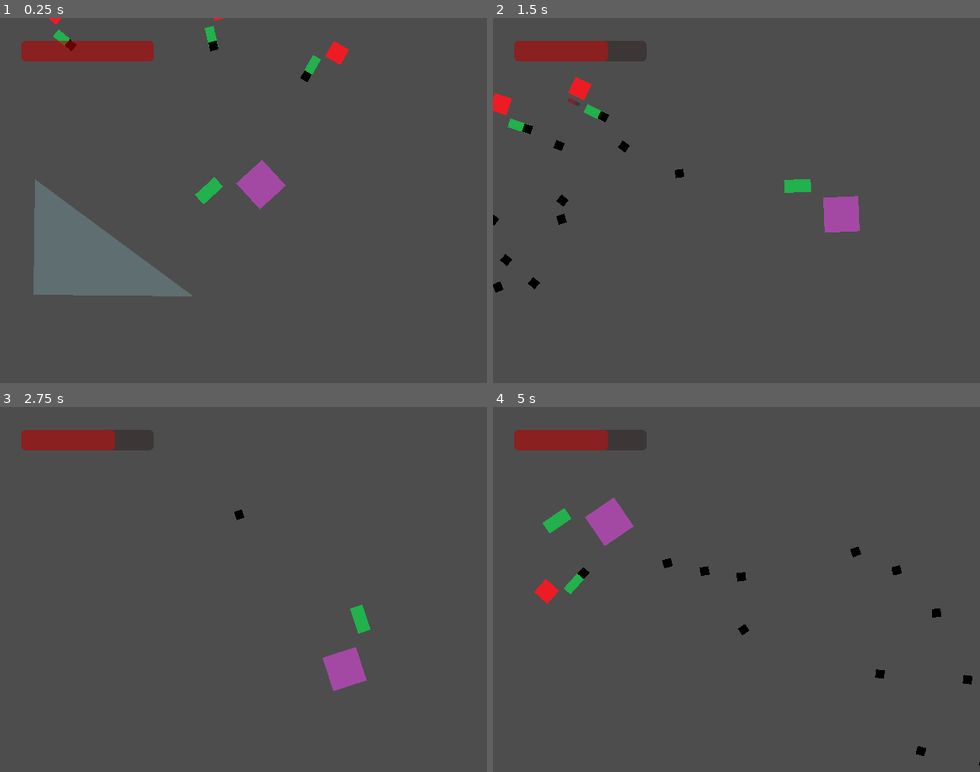
Above: before the commit, frames 1-4 (two rows, left to right).
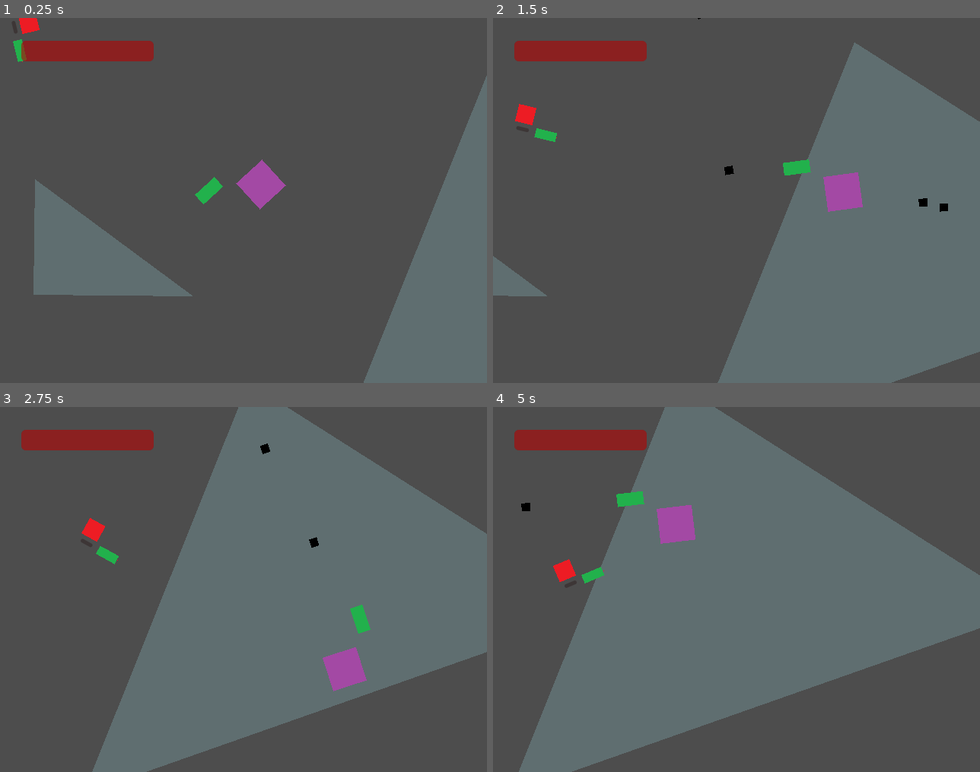
Above: after the commit, the same moments.

Repository: tehlyre/document1
Game: Godot game, scene res://scenes/main.tscn
Same seed, same stepped clock (60 frames per second), same inputs: the game is played once before the commit and once after it.
Inputs (mouse positions are in pixels of both pictures, inside the frame that each line leads up to):
- Up to frame 1 (0.25 s): no input
- Up to frame 2 (1.5 s): tap Enter at 0.5 s; move the mouse to (843, 182) at 0.52 s; press the mouse at (843, 182) at 0.53 s; hold Right (right) 0.53-1.28 s; move the mouse to (639, 218) at 1.27 s; release the mouse at (639, 218) at 1.28 s; hold Down (down) from 1.28 s (still down); click (639, 218) at 1.35 s
- Up to frame 3 (2.75 s): move the mouse to (292, 509) at 2.02 s; release Down (down) at 2.03 s; press the mouse at (292, 509) at 2.03 s; hold Right (right) from 2.03 s (still down)
- Up to frame 4 (5 s): move the mouse to (712, 662) at 2.77 s; release Right (right) at 2.78 s; release the mouse at (712, 662) at 2.78 s; hold Up (up) 2.78-3.53 s; click (712, 662) at 2.85 s; move the mouse to (882, 644) at 3.52 s; press the mouse at (882, 644) at 3.53 s; hold Left (left) from 3.53 s (still down); move the mouse to (590, 534) at 4.27 s; release the mouse at (590, 534) at 4.28 s; click (590, 534) at 4.35 s

The runs differ from the first frame. In frame 1, 12% of the frame differs, in the area x 2-100%, y 0-100%; in frame 2, 36%; in frame 3, 47%; in frame 4, 53%, in the area x 5-100%, y 0-100%.

Commit message:
Document1 commit ALPACA
safety commit in case stuff get wild

Diff:
--- a/project.godot
+++ b/project.godot
@@ -10,7 +10,7 @@
 
 [application]
 
-config/name="this is gay"
+config/name=")"
 run/main_scene="res://scenes/main.tscn"
 config/features=PackedStringArray("4.1", "Forward Plus")
 config/icon="res://icon.svg"
--- a/scenes/Characters/enemigo.tscn
+++ b/scenes/Characters/enemigo.tscn
@@ -1,12 +1,10 @@
-[gd_scene load_steps=9 format=3 uid="uid://piryy33ucw4m"]
+[gd_scene load_steps=7 format=3 uid="uid://piryy33ucw4m"]
 
 [ext_resource type="Script" path="res://scripts/enemy.gd" id="1_jpdw6"]
 [ext_resource type="PackedScene" uid="uid://evch3f3ad4o3" path="res://scenes/Other Things/neutral_special.tscn" id="2_4kvev"]
+[ext_resource type="Script" path="res://scripts/newnintendoenemydsxl.gd" id="2_jytye"]
 [ext_resource type="Texture2D" uid="uid://bc72o7r0pj7fx" path="res://assets/textures/enieamy.png" id="2_lc6c0"]
-[ext_resource type="Script" path="res://scripts/enemybody.gd" id="2_q4b0a"]
-[ext_resource type="Script" path="res://scripts/enemyraycast.gd" id="4_powj8"]
 [ext_resource type="Script" path="res://scripts/enemysoul.gd" id="5_djjsf"]
-[ext_resource type="Script" path="res://scripts/PlayerRayCast.gd" id="5_h1j0j"]
 
 [sub_resource type="RectangleShape2D" id="RectangleShape2D_tkui6"]
 size = Vector2(24, 24)
@@ -15,7 +13,7 @@
 script = ExtResource("1_jpdw6")
 
 [node name="EnemyBody" type="CharacterBody2D" parent="." groups=["enemies"]]
-script = ExtResource("2_q4b0a")
+script = ExtResource("2_jytye")
 
 [node name="CollisionShape2D" type="CollisionShape2D" parent="EnemyBody"]
 shape = SubResource("RectangleShape2D_tkui6")
@@ -27,6 +25,7 @@
 offset_right = 9.0
 offset_bottom = 22.0
 show_percentage = false
+metadata/_edit_use_anchors_ = true
 
 [node name="Sprite2D" type="Sprite2D" parent="EnemyBody"]
 scale = Vector2(0.063, 0.063)
@@ -47,12 +46,3 @@
 script = ExtResource("5_djjsf")
 
 [node name="RayCasts" type="Node2D" parent="EnemySoul"]
-
-[node name="PrimaryRayCast" type="RayCast2D" parent="EnemySoul/RayCasts"]
-position = Vector2(1, 0)
-target_position = Vector2(84, 0)
-script = ExtResource("4_powj8")
-
-[node name="PlayerRayCast" type="RayCast2D" parent="EnemySoul/RayCasts"]
-target_position = Vector2(0, 131)
-script = ExtResource("5_h1j0j")
--- a/scenes/Levels/container.tscn
+++ b/scenes/Levels/container.tscn
@@ -11,8 +11,9 @@
 [node name="container" type="Node2D"]
 process_mode = 1
 
-[node name="Durdan" parent="." instance=ExtResource("1_snkv6")]
+[node name="Durdan" parent="." node_paths=PackedStringArray("Goo") instance=ExtResource("1_snkv6")]
 position = Vector2(345, 221)
+Goo = NodePath("../Level/Goo")
 
 [node name="Camera" type="Camera2D" parent="Durdan"]
 position = Vector2(-184, 168)
@@ -49,6 +50,9 @@
 [node name="CollisionPolygon2D2" type="CollisionPolygon2D" parent="Level/Goo"]
 polygon = PackedVector2Array(-269, 257, -152, 378, -365, 389)
 
+[node name="CollisionPolygon2D3" type="CollisionPolygon2D" parent="Level/Goo"]
+polygon = PackedVector2Array(659, 34, 1130, 333, 442, 575)
+
 [node name="Wall" parent="Level" instance=ExtResource("4_o0u8o")]
 script = ExtResource("5_kpox7")
 
@@ -74,11 +78,6 @@
 player = NodePath("../../Durdan")
 EnemyHandles = NodePath("../EnemyHandles")
 
-[node name="Enemy" parent="Level/Enemies" instance=ExtResource("2_7us87")]
-position = Vector2(445, 48)
-
 [node name="Enemy2" parent="Level/Enemies" instance=ExtResource("2_7us87")]
 position = Vector2(35.9187, -37.5)
-
-[node name="Enemy3" parent="Level/Enemies" instance=ExtResource("2_7us87")]
-position = Vector2(281, -57)
+rotation = 1.63285
--- a/scripts/bullet.gd
+++ b/scripts/bullet.gd
@@ -32,7 +32,7 @@
 # Function on_body_entered(Node2D body)
 # Connected to self.body_entered. Can damage enemies and players differently, and unalives itself afterwords.
 func on_body_entered(body : Node2D):
-	print(get_parent())
+
 	if(body.is_in_group("enemies")):
 		body.damage_thingy(10*1/body.scle)
 	elif(body.is_in_group("player")):
--- a/scripts/durdan.gd
+++ b/scripts/durdan.gd
@@ -44,6 +44,7 @@
 # _physics_process(float delta): Moves and rotates Durdan properly and fires his bullets.
 
 @export var Bullet : PackedScene = preload("res://scenes/Other Things/bullet.tscn")
+@export var Goo : Area2D
 
 @export var game_manager : GameManager
 
@@ -54,7 +55,8 @@
 
 var deltatime : float = 0
 var framecount : int = 0
-var rldu = [0,0,0,0]
+var rldu = [0.0,0.0,0.0,0.0]
+var last_frame = [0,0,0,0]
 var inputstrings = ["right", "left", "down", "up"]
 var velocitymultiplier = [1, -1, 1, -1]
 var firing : bool = false
@@ -66,6 +68,9 @@
 var exit_goo : bool = false
 
 signal you_died(deded : bool)
+
+func _ready():
+	Goo.body_exited.connect(on_Goo_body_exited)
 
 # Function Vector2 cart_to_polar_from_object(Vector2 coords, Vector2 obj)
 # Reoriginizes obj to be the origin
@@ -98,6 +103,9 @@
 
 	return Vector2(coordr, coordphi)
 
+func quadratic_formula(a : float, b : float, c : float):
+	return (-b+sqrt(b*b-4*a*c))/(2*a)
+
 # Function Vector2 polar_rad_to_deg(Vector2 rads)
 # Returns Vector2 with same polar coords and converted phi rads into degrees
 func polar_rad_to_deg(rads: Vector2):
@@ -115,9 +123,10 @@
 # Velocity function v(x) = -(b/m^2)x^2 + (b/m)x (kinda just a magic function lol)
 # Produces upside down parabola with vertex at (maxveltime, maxspeed) and zeros at (0,0) and (1*maxveltime, 0)
 func vel(x: float):
-	var a = -maxspeed/pow(maxveltime,2)
+	var a = -maxspeed/(maxveltime*maxveltime)
 	var b = maxspeed/maxveltime
 	return a*pow(x,2) + 2*b*x
+
 
 # Function void float do_the_delta_input_thing(float delta)
 # Sets global variabl rldu[i] based on previous values and the total time delta.
@@ -126,29 +135,43 @@
 # Once input is released, rdlu[i] is multiplied by -1 and progressively added to until zero.
 # This is for deacceleration purposes.
 func do_the_delta_input_thing(delta):
+	if in_goo and not exit_goo:
+		maxspeed = maxsped*0.25
+	elif exit_goo:
+		maxspeed = maxsped
 	for i in 4:
+		if exit_goo:
+#				if rldu[i] < 1 and rldu[i] > 0:
+#					rldu[i] = quadratic_formula(-maxspeed/pow(maxveltime,2), maxspeed/maxveltime, -666.66*pow(rldu[i], 2)+1000*rldu[i])
+#				elif rldu[i] >= 1:
+#					inputvel.x += maxspeed * velocitymultiplier[i]
+			print(":)")#quadratic_formula(-maxspeed/pow(maxveltime,2), 2*(maxspeed/maxveltime), -vel(rldu[i])/4), ":)")
+			rldu[i] = quadratic_formula(-maxspeed/pow(maxveltime,2), 2*(maxspeed/maxveltime), -vel(rldu[i])/4)
+			if (rldu[i]<delta and rldu[i]>-delta):
+				rldu[i] = 0.0
+#
 		if Input.get_action_strength(inputstrings[i]) == 1:
-			if (rldu[i] > 1):
-				rldu[i] = 1
-			elif (rldu[i] < 1):
+			if (rldu[i] > maxveltime):
+				rldu[i] = maxveltime
+			elif (rldu[i] < maxveltime):
 				rldu[i] += delta
 		elif Input.get_action_strength(inputstrings[i]) == 0:
 			# If not depressed or deacc last frame, continue not doing anything
-			if rldu[i] == 0:
-				rldu[i] = 0
+			if rldu[i] == 0.0:
+				rldu[i] = 0.0
 			# magic equation that fixed the problem of r weirdly equaling r-2*maxveltime+delta
 			# (-0.0667 bug thingy)
 			# The stopping thing
 			elif vel(rldu[i]+2*maxveltime+delta) == 0:
-				rldu[i] = 0
+				rldu[i] = 0.0
 			# If moving, commence deacceleration (see above)
 			elif rldu[i] > 0:
-				rldu[i] = rldu[i]*-1
+				rldu[i] = rldu[i]*-1.0
 			# If deaccelerating, continue
 			elif rldu[i] < -0.01666666666667:
 				rldu[i] += delta
 			elif (abs(rldu[i]-(-delta)) <= 0.01):
-				rldu[i] = 0
+				rldu[i] = 0.0
 	if rldu[0] != 0 and rldu[1] != 0:
 		rldu[0] = 0
 		rldu[1] = 0
@@ -161,6 +184,7 @@
 		firing = false
 	if Input.is_action_just_pressed("neutral special"):
 		moment_firing = framecount
+	exit_goo = false
 
 # Function Vector2 accel_thingy()
 # returns proper velocity for Durdan (not acceleration lmfao)
@@ -178,20 +202,21 @@
 	var inputvel = Vector2(0,0)
 	# X axis/Right and Left
 	for i in 2:
-		if rldu[i] < 1 and rldu[i] > 0:
+		if rldu[i] < maxveltime and rldu[i] > 0:
 			inputvel.x += vel(rldu[i]) * velocitymultiplier[i]
-		elif rldu[i] >= 1:
+		elif rldu[i] >= maxveltime:
 			inputvel.x += maxspeed * velocitymultiplier[i]
 		elif rldu[i] < 0:
 			inputvel.x += vel(rldu[i]+2*maxveltime) * velocitymultiplier[i]
 	# Y axis/Up and Down
 	for i in 2:
-		if rldu[i+2] < 1 and rldu[i+2] > 0:
+		if rldu[i+2] < maxveltime and rldu[i+2] > 0:
 			inputvel.y += vel(rldu[i+2]) * velocitymultiplier[i+2]
-		elif rldu[i+2] >= 1:
+		elif rldu[i+2] >= maxveltime:
 			inputvel.y += maxspeed * velocitymultiplier[i]
 		elif rldu[i+2] < 0:
 			inputvel.y += vel(rldu[i+2]+2*maxveltime) * velocitymultiplier[i+2]
+
 
 	return inputvel
 
@@ -216,11 +241,16 @@
 		health = 0
 		emit_signal("you_died", true)
 
-func hazard_thingy():
-	if in_goo:
-		maxspeed = maxsped*0.5
-	elif !in_goo:
-		maxspeed = maxsped
+#func hazard_thingy():
+#	if in_goo:
+#		maxspeed = maxsped*0.5
+#	elif !in_goo:
+#		maxspeed = maxsped
+
+func on_Goo_body_exited(body : Node2D):
+	if body != self:
+		return
+	exit_goo = true
 
 # Function void _input(InputEvent event)
 # Called every time an input occurs. Here it is used to detect if the keyboard and mouse or controller
@@ -242,6 +272,7 @@
 # flick_stick(). If this value is nan, the rotation stays the same as the previous
 # frame. The current rotation is then stored in previous_rotation.
 func _physics_process(delta):
+	print(rldu)
 	deltatime += delta
 	framecount += 1
 
@@ -253,7 +284,7 @@
 	var objrotation = self.get_rotation_degrees()
 	var mousepolar = polar_rad_to_deg(cart_to_polar_from_object(mousepos, objposition))
 
-	hazard_thingy()
+#	hazard_thingy()
 	if using_mouse:
 		look_at(get_global_mouse_position())
 	elif !using_mouse:
--- a/scripts/enemy.gd
+++ b/scripts/enemy.gd
@@ -5,6 +5,7 @@
 @onready var soul : Node2D = $EnemySoul
 var player : CharacterBody2D
 var enemyhandles : Node2D
+
 
 # Called when the node enters the scene tree for the first time.
 func _ready():
--- a/scripts/enemybody.gd
+++ b/scripts/enemybody.gd
@@ -99,13 +99,14 @@
 # is negated (i.e. backwards). This direction is then returned.
 func accel_thingy():
 	var distance = dist(self.global_position.x-target.global_position.x, self.global_position.y-target.global_position.y)
-	var dir = (target.global_position - self.global_position).normalized()*speed if target == player else (target.global_position - self.global_position).normalized()*speed*2
-	if distance <= stoppingdist and distance >= stoppingdist-5 and target == player:
-		return Vector2(0,0)
-	elif distance < stoppingdist-5 and target == player:
-		return -dir
-	else:
-		return dir
+	var dir = (target.global_position - self.global_position).normalized()*speed
+#	var dir = (target.global_position - self.global_position).normalized()*speed if target == player else (target.global_position - self.global_position).normalized()*speed*2
+#	if distance <= stoppingdist and distance >= stoppingdist-5 and target == player:
+#		return Vector2(0,0)
+#	elif distance < stoppingdist-5 and target == player:
+#		return -dir
+#	else:
+#		return dir
 
 # Function void gunner_thingy(float delta)
 # Functions nearly the same as the player gunner_thingy script. Shoots to where the gun is pointing, i.e. Durdan.
@@ -154,7 +155,7 @@
 # of the player for the next frame.
 func _physics_process(delta):
 	framecount += 1
-	look_at(target.position)
+	look_at(target.global_position)
 	the_important_stuff(delta)
 
 
--- a/scripts/enemysoul.gd
+++ b/scripts/enemysoul.gd
@@ -14,32 +14,34 @@
 
 func readyy():
 	handles = enemyhandles.get_children()
-	playerraycast.player = player
-	primaryraycast.body = body
-	primaryraycast.connect("wall_in_front", wall_in_front)
-	primaryraycast.connect("wall_not_in_front", wall_not_in_front)
-	playerraycast.connect("player_clear", player_clear)
+#	playerraycast.player = player
+#	primaryraycast.body = body
+#	primaryraycast.connect("wall_in_front", wall_in_front)
+#	primaryraycast.connect("wall_not_in_front", wall_not_in_front)
+#	playerraycast.connect("player_clear", player_clear)
+	body.target = player
 
 
-func wall_in_front():
-	body.redirect = true
-	body.target = handles[0]
-
-func sort_closest_Marker2D(a : Marker2D,b : Marker2D):
-	return position.distance_squared_to(a.position) < position.distance_squared_to(b.position)
-
-func wall_not_in_front():
-	if !body.redirect:
-		body.redirect = false
-		body.target = player
-
-func player_clear():
-	body.redirect = false
+#func wall_in_front():
+#	body.redirect = true
+#	body.target = handles[0]
+#
+#func sort_closest_Marker2D(a : Marker2D,b : Marker2D):
+#	return position.distance_squared_to(a.position) < position.distance_squared_to(b.position)
+#
+#func wall_not_in_front():
+#	if !body.redirect:
+#		body.redirect = false
+#		body.target = player
+#
+#func player_clear():
+#	body.redirect = false
 
 # Called every frame. 'delta' is the elapsed time since the previous frame.
 func _process(delta):
-	global_position = body.global_position
-	handles = enemyhandles.get_children()
-	handles.sort_custom(sort_closest_Marker2D)
-	if abs(position.x-body.target.position.x) < 4 and abs(position.y-body.target.position.y) < 4:
-		body.target = handles[1]
+	pass
+#	global_position = body.global_position
+#	handles = enemyhandles.get_children()
+#	handles.sort_custom(sort_closest_Marker2D)
+#	if abs(position.x-body.target.position.x) < 4 and abs(position.y-body.target.position.y) < 4:
+#		body.target = handles[1]
--- /dev/null
+++ b/scripts/newnintendoenemydsxl.gd
@@ -0,0 +1,46 @@
+extends CharacterBody2D
+
+
+var vel : Vector2
+var player
+var target
+var redirect
+var speed =200
+var in_goo
+var new_position
+var scle = 10
+var stopping = 200
+var max_force = 10
+
+# Called when the node enters the scene tree for the first time.
+func _ready():
+	vel = Vector2(cos(global_rotation), sin(global_rotation))*speed
+	#print(global_rotation)
+
+func readyy():
+	pass
+
+
+# Called every frame. 'delta' is the elapsed time since the previous frame.
+func _process(delta):
+	var accel : Vector2 = Vector2.ZERO
+	var desired_vel_seek = (target.global_position-global_position).normalized()*speed
+	var desired_vel_flee = (global_position-target.global_position).normalized()*speed
+	var steer_seek = desired_vel_seek-vel
+	var steer_flee = desired_vel_flee-vel
+	if steer_seek.length() > 4:
+		steer_seek = steer_seek.normalized()*4
+	if steer_flee.length() > 4:
+		steer_flee = steer_flee.normalized()*4
+	accel += steer_seek
+	vel += accel
+
+	look_at(global_position+vel)
+	if (target.global_position-global_position).length() >=195.0 and (target.global_position-global_position).length() <= 205.0:
+		velocity = Vector2.ZERO
+	elif (target.global_position-global_position).length() < 195.0:
+		accel += steer_flee
+		velocity += accel
+	else:
+		velocity = vel
+	move_and_slide()
